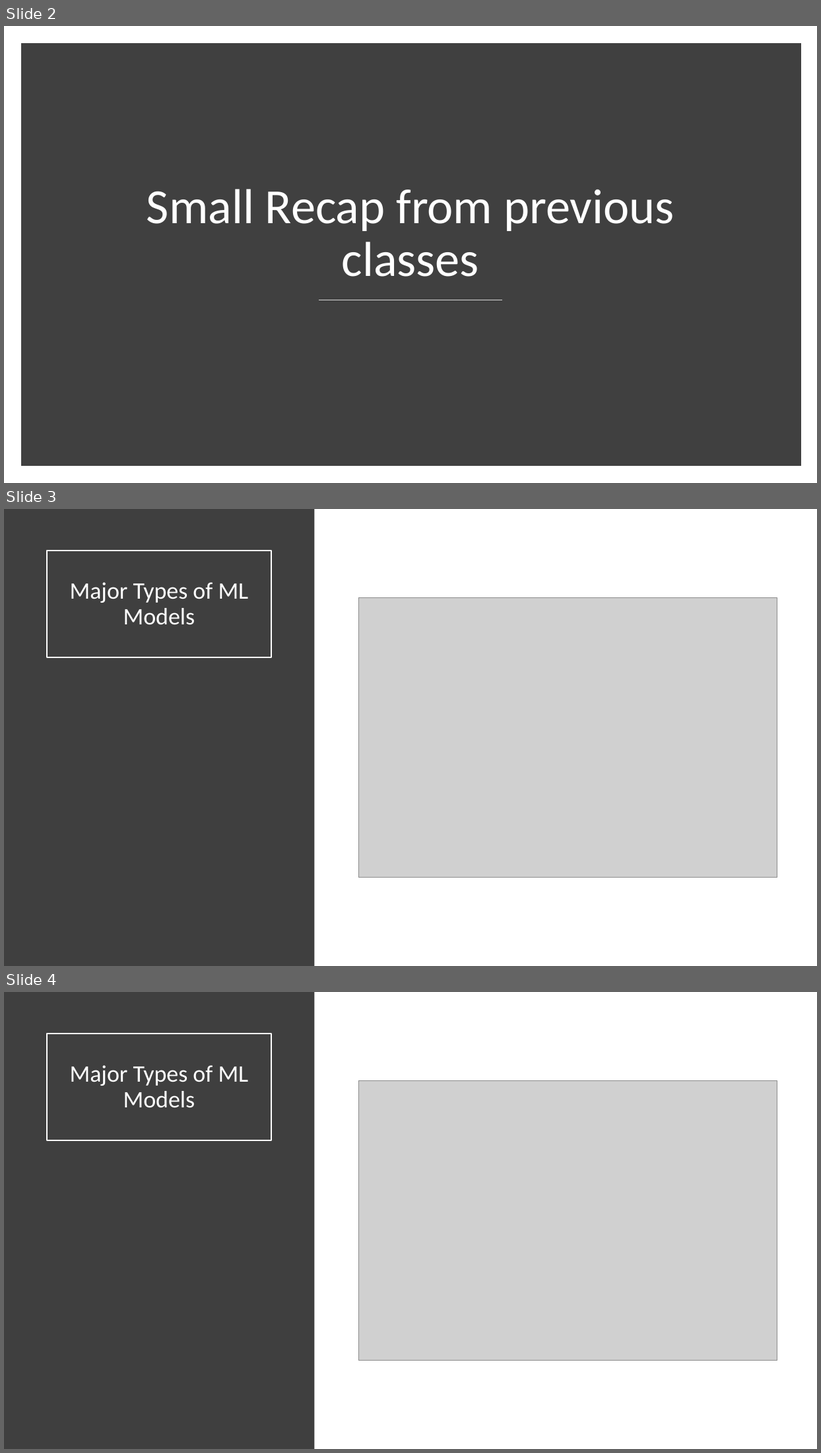
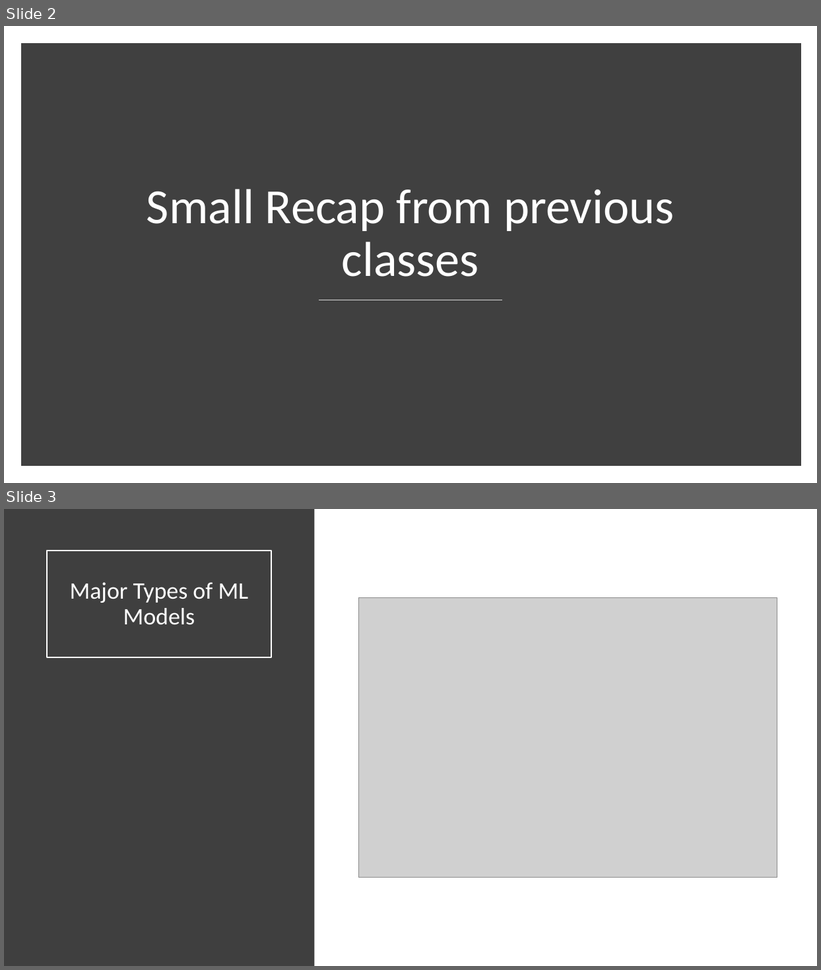
Before and after one commit to dastous/General-Assembly, a slide deck: Decision Trees.pptx. Shown one above the other, each under a label of ours: slides 2, 3 and 4 before the commit, slides 2 and 3 after it. The pictures are 821x1453 and 821x970 pixels, drawn with LibreOffice and Linux fonts; fonts in the diff are those of the drawing; grey boxes stand for pictures. Boxes give left, top, right and bottom in pixels: in the first picture for what was removed or moved away, otherwise in the second. Text is boxed around its words. In the diff, an @@ line names an element or a change of style, - is before the commit and + after.

```diff
--- a/Decision Trees.pptx
+++ b/Decision Trees.pptx
@@ slide 3 removed at box(4, 509, 817, 966), background #FFFFFF @@
@@ rectangle removed at box(4, 509, 314, 966) @@
@@ title removed at box(47, 551, 271, 658) @@
-Major Types of ML Models
@@ picture removed at box(359, 598, 778, 877) @@
@@ what was slide 4 is now slide 3 @@
```
Also in this commit, not shown: 4 slides changed.
